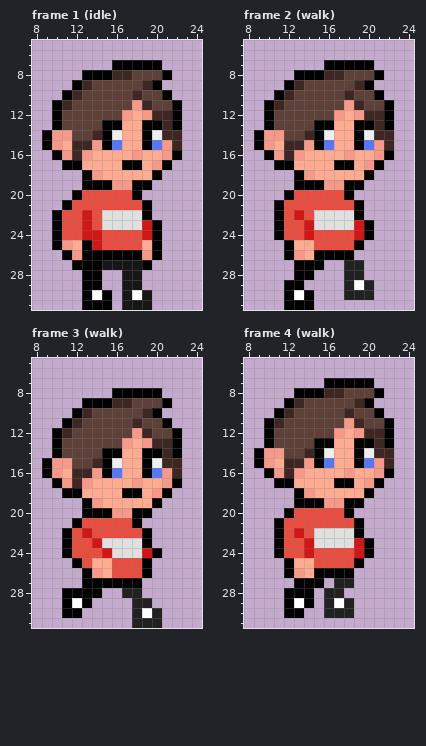
File history of a pixel-art file, assets/sprites/mc.aseprite. The picture above was drawn from the file before the commit.
32x32 pixels, 7 frames. Shown: frame 1 (idle): x 8..24, y 5..31; frame 2 (walk): x 8..24, y 5..31; frame 3 (walk): x 8..24, y 5..31; frame 4 (walk): x 8..24, y 5..31. The commit also changed other frames, which this record leaves out.
Once edited:
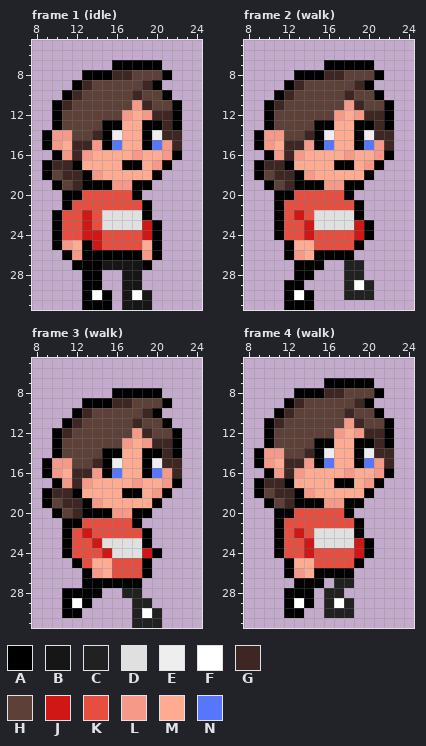
Palette (. is transparent): A #000000  B #161616  C #212121  D #e0e0e0  E #eeeeee  F #ffffff  G #3e2723  H #5d4037  J #d01716  K #e84e40  L #f69988  M #ffab91  N #5677fc
From old to new:
layer "Bun" now shown
Changed rows in their new state; - is an unchanged pixel.
Frame 1 (idle), layer "Bun":
first column x 9:
17 AGG-
18 AHGG
19 -AHG
20 --A-
Frame 2 (walk), layer "Bun": the same change as frame 1 (idle)
Frame 3 (walk), layer "Bun":
first column x 9:
18 AGG-
19 AHGG
20 -AHG
21 --A-
Frame 4 (walk), layer "Bun": the same change as frame 1 (idle)
Changed places in both pictures, as pixel boxes (x1, y1, x2, y2):
changed: (42, 160, 82, 200)
changed: (254, 160, 294, 200)
changed: (42, 488, 82, 528)
changed: (254, 478, 294, 518)
